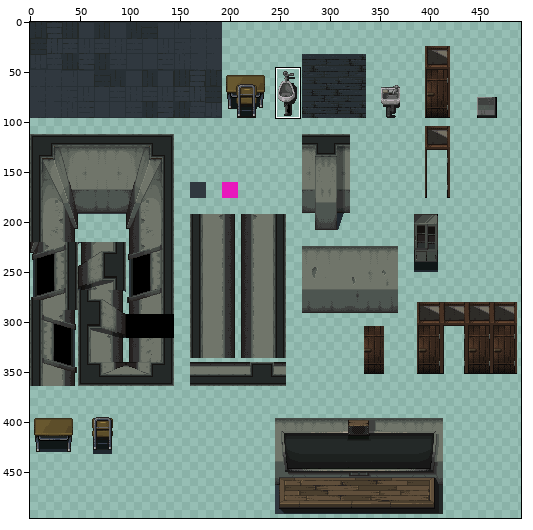
Two states of a sprite sheet, game/school/school_tiles.png. Above: a wide view before the commit, with the close-up outlined.
Close-up. Old version:
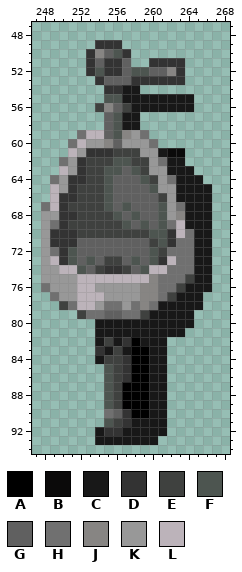
The file is 500x500 pixels. Colours within 5 levels of each other are drawn and written as one. Shown: x 247..268, y 47..94. The wide view leaves out empty margins. The commit also changed other parts of the picture, which this record leaves out.
Palette (. is transparent): A #000000  B #0b0a0a  C #181818  D #333333  E #3f413f  F #4d5550  G #606060  H #707070  J #878583  K #989898  L #bcb3ba
Pixels before, first column x 248:
49 ......DDD..........
50 .....DJGFD.........
51 .....DGDDG..DDDD...
52 .....DFDDGFFGGJD...
53 ......DGGGDDDDDD...
54 .......DDCC........
55 .......FFCCCCCCCC..
56 ......EJGECCCCCCC..
57 .......GFCC........
58 .......GFCC........
59 ....HLLGFJKH.......
60 ...HLKKJGKKKH......
61 ...LKDDDEEEKKCBB...
62 ..HKDEEEFFEEKHCC...
63 ..LKDEEFFGFEKKCCC..
64 .HKDDEEFGGGFEKHCCC.
65 .LKDEEEFGGGGFKKCCCC
66 .LDDEEEFGGGGGEKCCCC
67 HLDEEEEFGFGGGFKHCCC
68 KKDDEEEEFGFGGFKJCCC
69 KHDEEEEEEFGFGFHLCCC
70 KDDDEEEEEEEEFFDLHCC
71 KDDDGGGGGGGGEFDHHCC
72 KHDFGGGGGGGGFEHHHCC
73 KLDFGFGEEGFGFDLHHCC
74 KKLLFGEDDEGFLLHHHCC
75 KKKKLLLLLLLLJHHHECC
76 HKKKLLKKKKKJJHHECCC
77 .HKKLLLKKKKJJHECCC.
78 ..EHLLKHHKHJHCCCCC.
79 ....EHHGGHHECCCCC..
80 ......CCCCCCCCCCC..
81 ......CCCCCCCCCC...
82 ......CECDACCC.....
83 ......DCECAACC.....
84 ......CEEDAACC.....
85 .......FEDAACC.....
86 .......FEDAACC.....
87 .......FEAAACC.....
88 .......FEAAACC.....
89 .......FEAAACC.....
90 .......HGDAACC.....
91 .......FEDCCCC.....
92 ......CDDCCCCC.....
93 ......CCCCCCC......
After the commit:
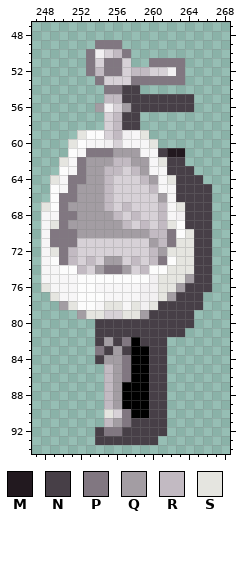
Colours new in this view: M #22191f  N #473f47  P #817781  Q #a39da3  R #c2bac2  S #e5e5e0
Changes in this commit:
colour D: #333333 -> #877e87
colour F: #4d5550 -> #bdc2c2
colour G: #606060 -> #d7d1d7
colour J: #878583 -> #f2f0f2
colour K: #989898 -> #f7f6f7
colour L: #bcb3ba -> #fcfcfc
y 49: x 254..256 DDD -> PPP
y 50: x 253 D -> P; x 256..257 FD -> RP
y 51: x 253 D -> P; x 255..256 DD -> PP; x 260..263 DDDD -> PPPP
y 52: x 253..256 DFDD -> PRPP; x 258..259 FF -> RR; x 263 D -> P
y 53: x 254 D -> P; x 258..263 DDDDDD -> PPPPPP
y 54: x 255..258 DDCC -> PPNN
y 55: x 255..264 FFCCCCCCCC -> RRNNNNNNNN
y 56: x 254 E -> Q; x 257..264 ECCCCCCC -> QNNNNNNN
y 57..58: x 256..258 FCC -> RNN
y 59: x 252 H -> S; x 256 F -> R; x 259 H -> S
y 60: x 251 H -> S; x 260 H -> S
y 61: x 253..258 DDDEEE -> PPPQQQ; x 261..263 CBB -> NMM
y 62: x 250 H -> S; x 252..259 DEEEFFEE -> PQQQRRQQ; x 261..263 HCC -> SNN
y 63: x 252..256 DEEFF -> PQQRR; x 258..259 FE -> RQ; x 262..264 CCC -> NNN
y 64: x 249 H -> S; x 251..255 DDEEF -> PPQQR; x 259..260 FE -> RQ; x 262..265 HCCC -> SNNN
y 65: x 251..255 DEEEF -> PQQQR; x 260 F -> R; x 263..266 CCCC -> NNNN
y 66: x 250..255 DDEEEF -> PPQQQR; x 261 E -> Q; x 263..266 CCCC -> NNNN
y 67: x 248 H -> S; x 250..255 DEEEEF -> PQQQQR; x 257 F -> R; x 261 F -> R; x 263..266 HCCC -> SNNN
y 68: x 250..256 DDEEEEF -> PPQQQQR; x 258 F -> R; x 261 F -> R; x 264..266 CCC -> NNN
y 69: x 249..257 HDEEEEEEF -> SPQQQQQQR; x 259 F -> R; x 261..262 FH -> RS; x 264..266 CCC -> NNN
y 70: x 249..262 DDDEEEEEEEEFFD -> PPPQQQQQQQQRRP; x 264..266 HCC -> SNN
y 71: x 249..251 DDD -> PPP; x 260..266 EFDHHCC -> QRPSSNN
y 72: x 249..251 HDF -> SPR; x 260..266 FEHHHCC -> RQSSSNN
y 73: x 250..251 DF -> PR; x 253 F -> R; x 255..256 EE -> QQ; x 258 F -> R; x 260..261 FD -> RP; x 263..266 HHCC -> SSNN
y 74: x 252 F -> R; x 254..257 EDDE -> QPPQ; x 259 F -> R; x 262..266 HHHCC -> SSSNN
y 75: x 261..266 HHHECC -> SSSQNN
y 76: x 248 H -> S; x 261..266 HHECCC -> SSQNNN
y 77: x 249 H -> S; x 261..265 HECCC -> SQNNN
y 78: x 250..251 EH -> QS; x 255..256 HH -> SS; x 258 H -> S; x 260..265 HCCCCC -> SNNNNN
y 79: x 252..254 EHH -> QSS; x 257..264 HHECCCCC -> SSQNNNNN
y 80: x 254..264 CCCCCCCCCCC -> NNNNNNNNNNN
y 81: x 254..263 CCCCCCCCCC -> NNNNNNNNNN
y 82: x 254..257 CECD -> NQNP; x 259..261 CCC -> NNN
y 83: x 254..257 DCEC -> PNQN; x 260..261 CC -> NN
y 84: x 254..257 CEED -> NQQP; x 260..261 CC -> NN
y 85..86: x 255..257 FED -> RQP; x 260..261 CC -> NN
y 87..89: x 255..256 FE -> RQ; x 260..261 CC -> NN
y 90: x 255 H -> S; x 257 D -> P; x 260..261 CC -> NN
y 91: x 255..261 FEDCCCC -> RQPNNNN
y 92: x 254..261 CDDCCCCC -> NPPNNNNN
y 93: x 254..260 CCCCCCC -> NNNNNNN
